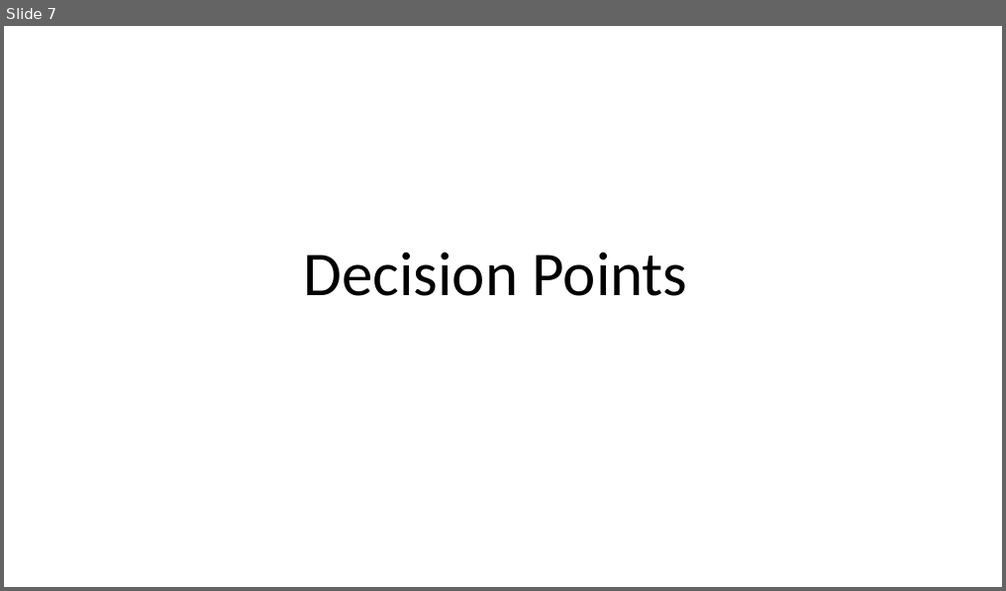
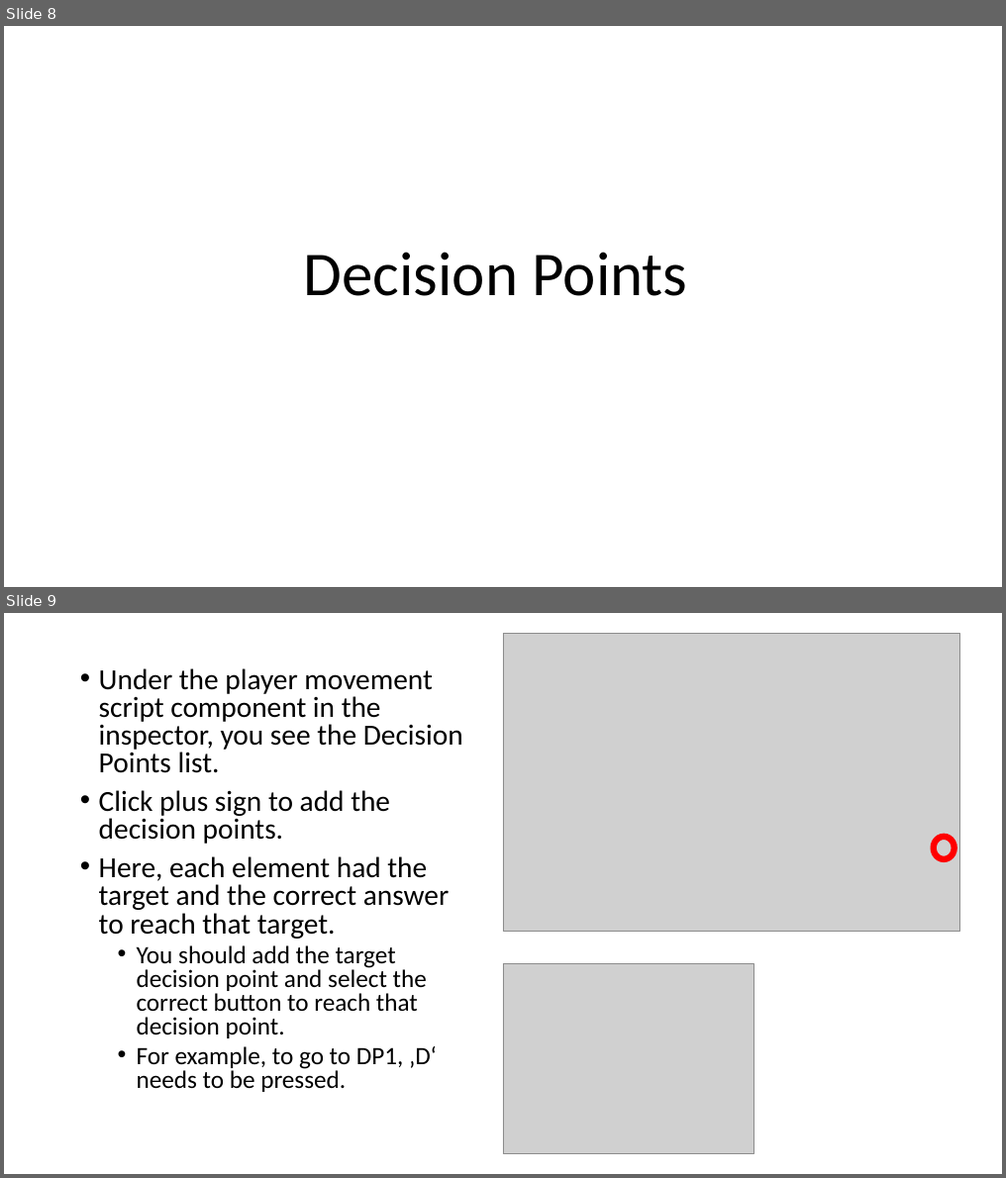
Before and after one commit to haticededetas/Experiment-1, a slide deck: Route_Following/Explanations.pptx. Shown one above the other, each under a label of ours: slide 7 before the commit, slides 8 and 9 after it. The pictures are 1006x591 and 1006x1178 pixels, drawn with LibreOffice and Linux fonts; fonts in the diff are those of the drawing; grey boxes stand for pictures. Boxes give left, top, right and bottom in pixels: in the first picture for what was removed or moved away, otherwise in the second. Text is boxed around its words. In the diff, an @@ line names an element or a change of style, - is before the commit and + after.

Commit message:
Basic task is ready
-rotates in dec points
-gives a warning if the dec is wrong
-goes to the next target if the answer is correct
-saves all the reaction times and error number

```diff
--- a/Route_Following/Explanations.pptx
+++ b/Route_Following/Explanations.pptx
@@ slide 9 added at [4,613,1002,1174], background #FFFFFF @@
@@ picture added at [503,633,960,932] @@
@@ text added at [99,668,463,1092], 28 pt, text #000000 @@
+• Under the player movement script component in the inspector, you see the Decision Points list.
+• Click plus sign to add the decision points.
+• Here, each element had the target and the correct answer to reach that target.
+  • You should add the target decision point and select the correct button to reach that decision point.
+  • For example, to go to DP1, ‚D‘ needs to be pressed.
@@ ellipse added at [934,837,954,860], outline #FF0000 6 pt @@
@@ picture added at [503,963,754,1155] @@
@@ what was slide 7 is now slide 8 @@
```
Also in this commit, not shown: 9 other slides added, 16 other files.
